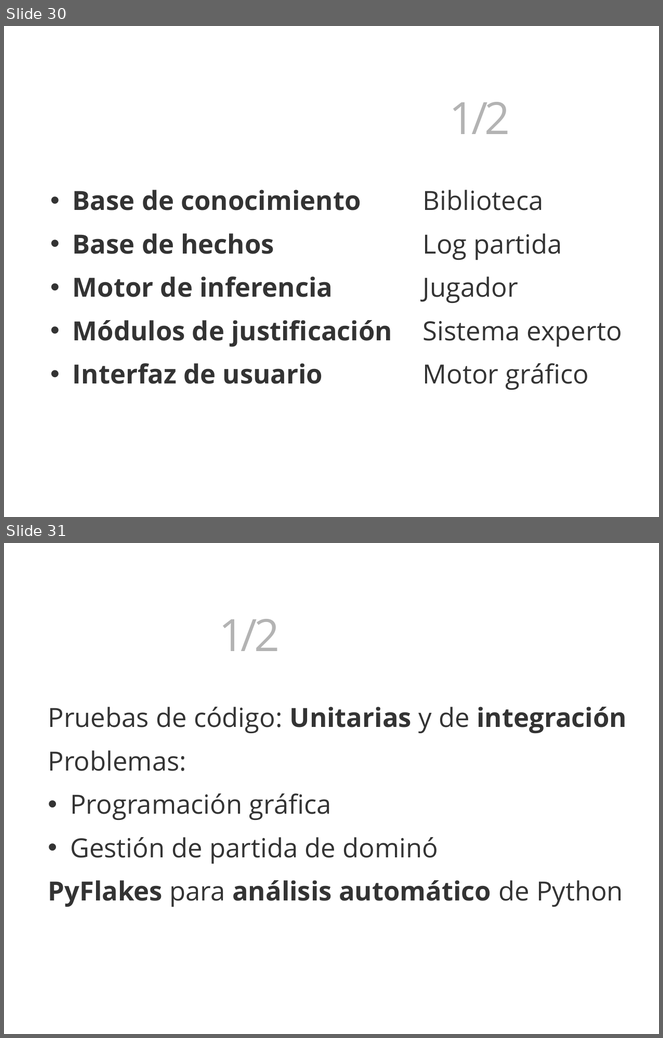
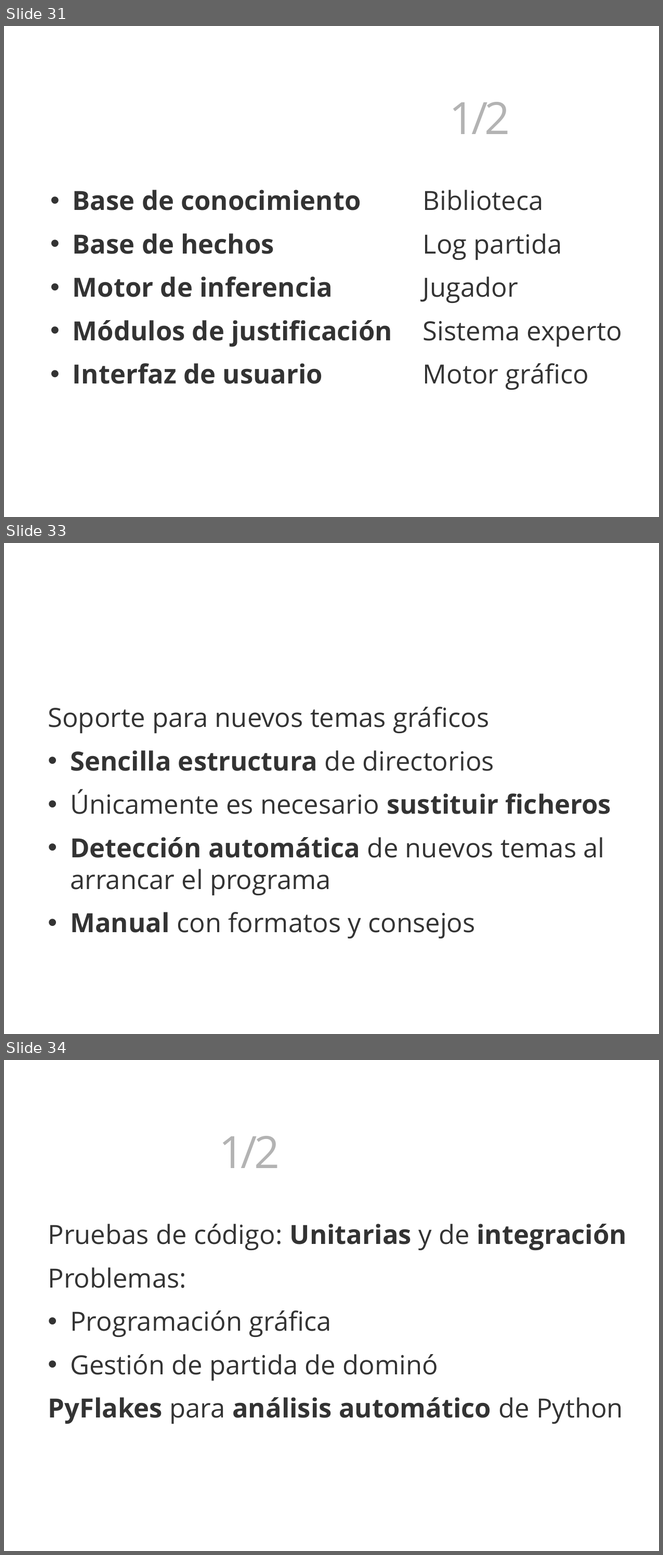
Before and after one commit to 3oheme/dominous, a slide deck: docs/presentacion/presentacion.odp. Shown one above the other, each under a label of ours: slides 30 and 31 before the commit, slides 31, 33 and 34 after it; the slides between them are not shown. The pictures are 663x1038 and 663x1555 pixels, drawn with LibreOffice and Linux fonts; fonts in the diff are those of the drawing; background and template pictures are left out. Boxes give left, top, right and bottom in pixels: in the first picture for what was removed or moved away, otherwise in the second. Text is boxed around its words. In the diff, an @@ line names an element or a change of style, - is before the commit and + after.

```diff
--- a/docs/presentacion/presentacion.odp
+++ b/docs/presentacion/presentacion.odp
@@ slide 33 added at (4,543,659,1034), background picture (left out) @@
@@ text added at (43,614,624,684), 54 pt, text #FFFFFF, bold @@
+Nuevos temas gráficos
@@ text added at (48,707,611,939), 32 pt, text #333333 @@
+Soporte para nuevos temas gráficos
+• Sencilla estructura de directorios
+• Únicamente es necesario sustituir ficheros
+• Detección automática de nuevos temas al arrancar el programa
+• Manual con formatos y consejos
@@ what was slide 30 is now slide 31 @@
@@ what was slide 31 is now slide 34 @@
```
Also in this commit, not shown: 2 other slides added, 1 other file.
